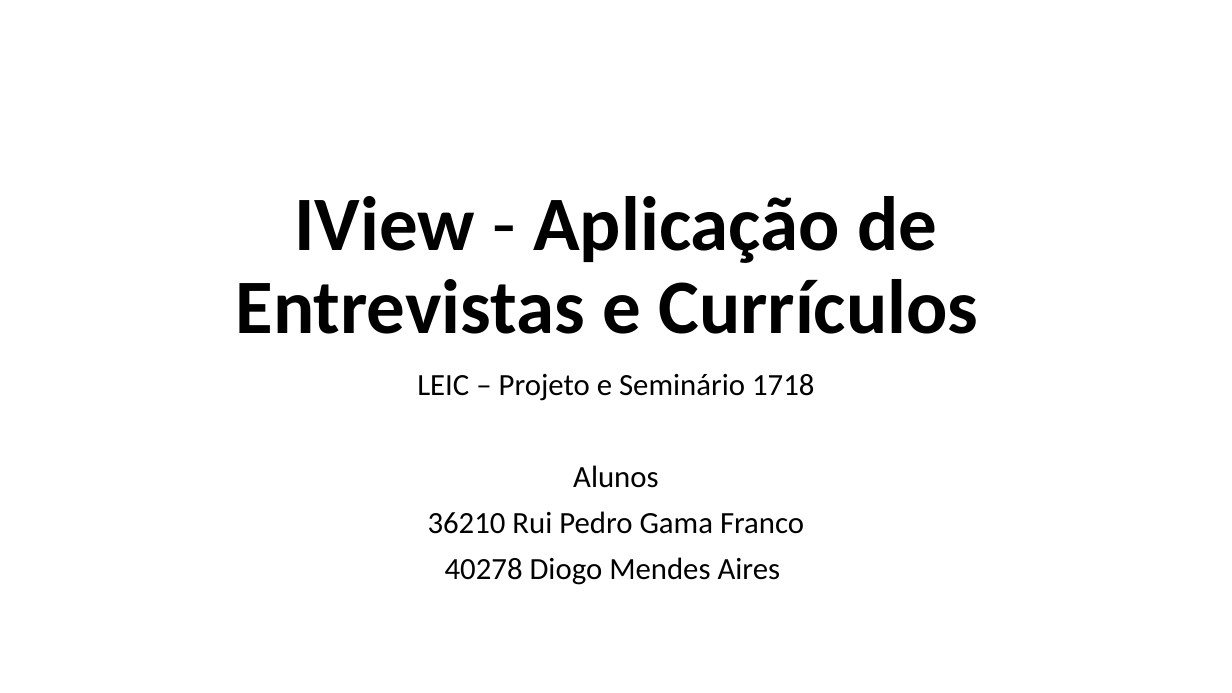
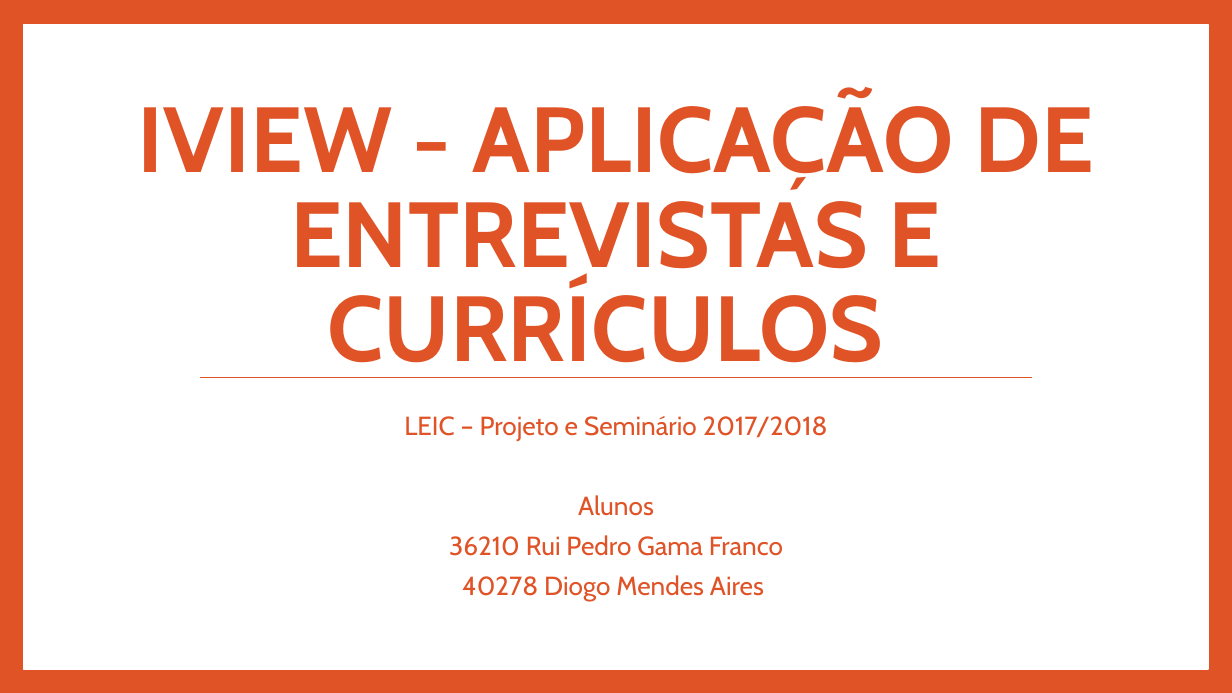
Before and after one commit to A40278/ps_20172018, a slide deck: slide 1 of Appresentação/Appresentacao.pptx. Drawn at 1232x693 pixels with LibreOffice and Linux fonts; fonts in the diff are those of the drawing. Boxes give left, top, right and bottom in pixels: in the first picture for what was removed or moved away, otherwise in the second. Text is boxed around its words. In the diff, an @@ line names an element or a change of style, - is before the commit and + after.

```diff
--- a/Appresentação/Appresentacao.pptx
+++ b/Appresentação/Appresentacao.pptx
@@ background #FFFFFF to #DF5327 @@
@@ rectangle added at bbox=[23, 25, 1208, 669], fill #FFFFFF, outline #FFFFFF 1 pt @@
@@ title at bbox=[138, 95, 1094, 378]: text changed; size 60 to 72 pt; font Calibri to Cabin; text colour #000000 to #DF5327 @@
-IView - Aplicação de Entrevistas e Currículos
+IVIEW - APLICAÇÃO DE ENTREVISTAS E CURRÍCULOS
@@ line added from (200, 377) to (1031, 377), #DF5327 0.79 pt @@
@@ subtitle at bbox=[404, 416, 828, 441]: text changed; size 24 to 20.4 pt; font Calibri to Cabin; text colour #000000 to #DF5327 @@
-LEIC – Projeto e Seminário 1718
+LEIC – Projeto e Seminário 2017/2018
@@ subtitle at bbox=[449, 495, 783, 601]: size 24 to 20.4 pt, font Calibri to Cabin, text colour #000000 to #DF5327 in "Alunos", "36210 Rui Pedro Gama Franco", "40278 Diogo Mendes Aires"; line spacing 0.9 to 0.7; more space between paragraphs @@
```
Also in this commit, not shown: 15 other slides changed, 4 slides added, 4 slides removed, 3 other files.
